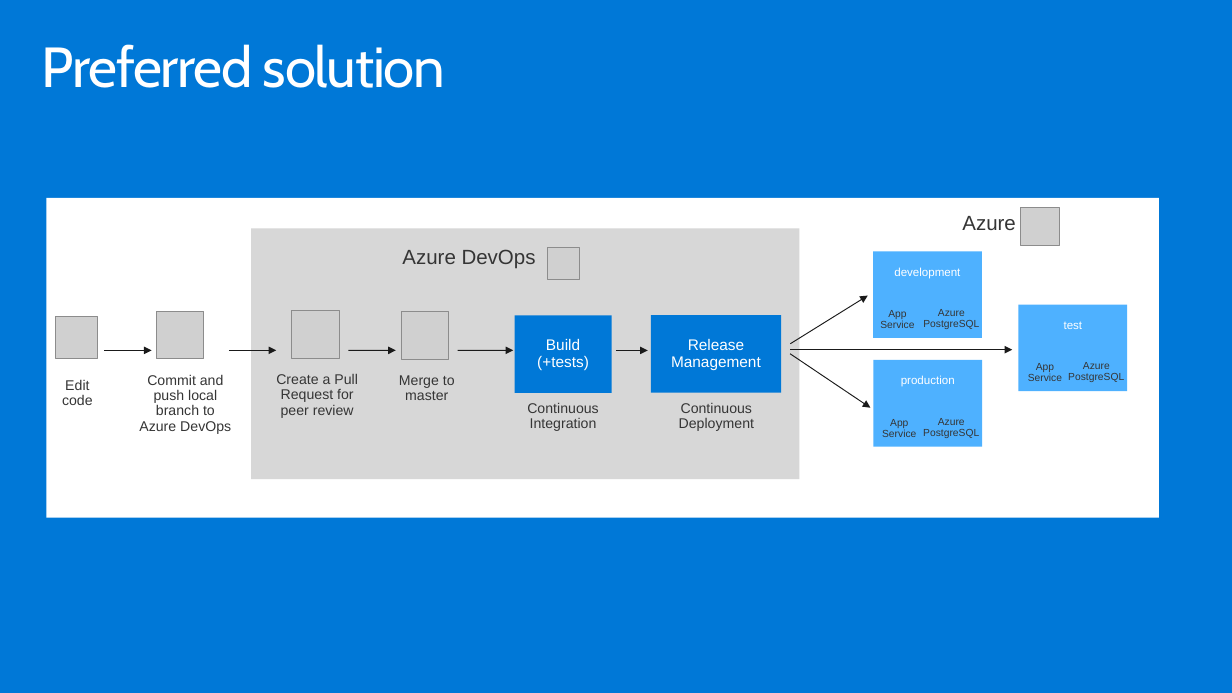
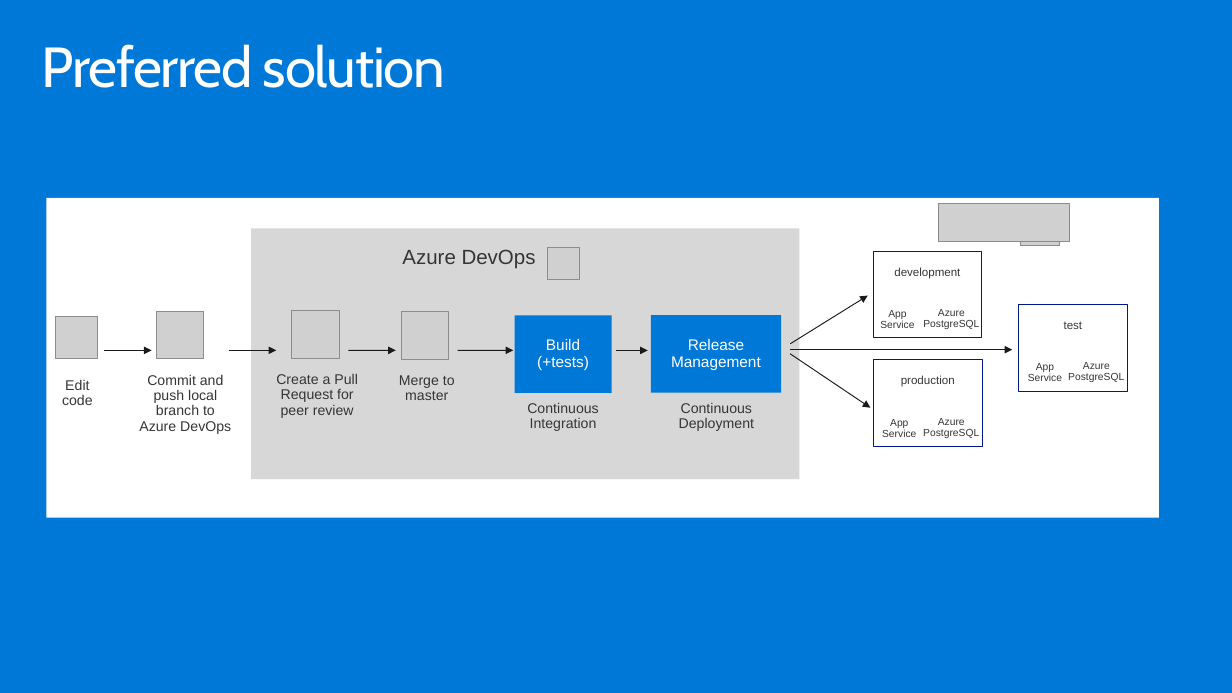
Before and after one commit to yashmadan123/MCW-Continuous-delivery-in-Azure-DevOps, a slide deck: slide 19 of Whiteboard design session/WDS trainer presentation - Continuous delivery in Azure DevOps.pptx. Drawn at 1232x693 pixels with LibreOffice and Linux fonts; fonts in the diff are those of the drawing; grey boxes stand for pictures; background and template pictures are left out. Boxes give left, top, right and bottom in pixels: in the first picture for what was removed or moved away, otherwise in the second. Text is boxed around its words. In the diff, an @@ line names an element or a change of style, - is before the commit and + after.

```diff
--- a/Whiteboard design session/WDS trainer presentation - Continuous delivery in Azure DevOps.pptx
+++ b/Whiteboard design session/WDS trainer presentation - Continuous delivery in Azure DevOps.pptx
@@ picture added at bbox=[939, 203, 1069, 241] @@
@@ text colour #FFFFFF to #353535; fill #4EB1FF to #FFFFFF; outline none to #00188F 0.75 pt in 3 elements at bbox=[873, 251, 982, 338], bbox=[1019, 305, 1128, 392], bbox=[873, 360, 982, 446] @@
```
Also in this commit, not shown: 2 other slides changed, 1 other file.
